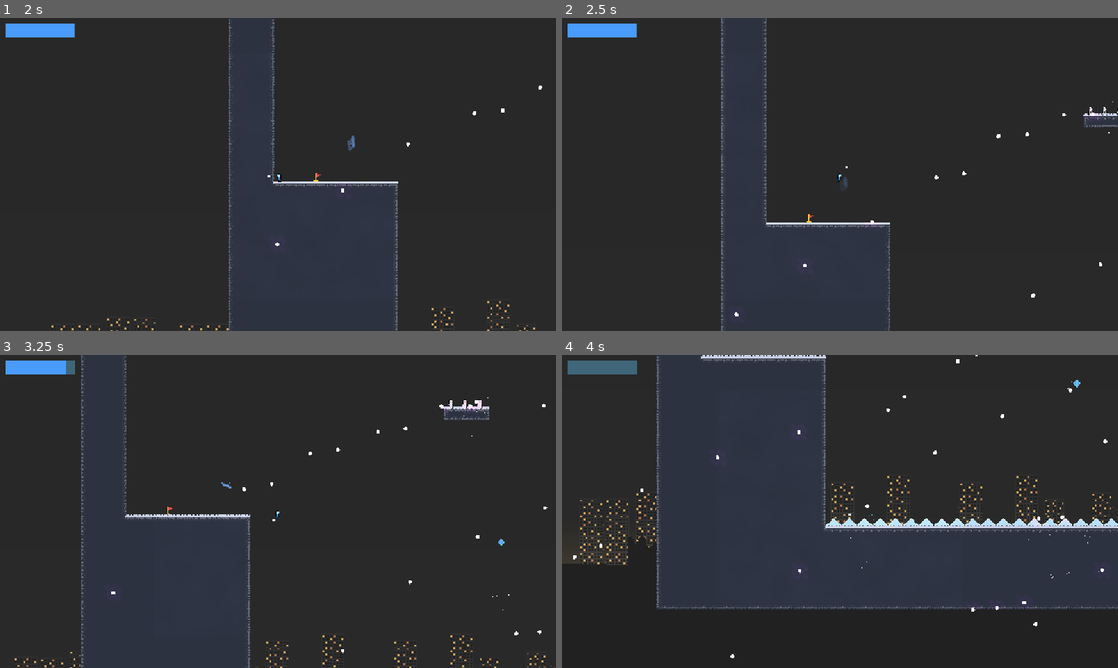
Above: before the commit, frames 1-4 (two rows, left to right).
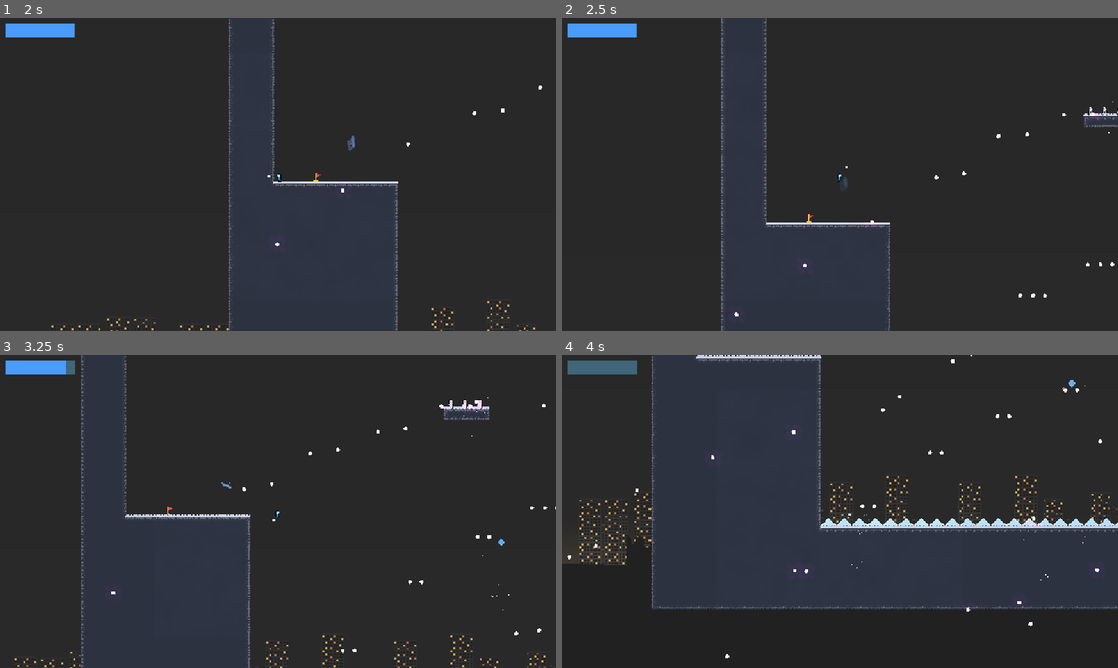
Above: after the commit, the same moments.

Repository: The-Quinnzite-Mushroom/Ice-Man-Reborn
Game: Godot game, scene res://levels/level_8.tscn
The game is run twice, just before and just after one commit, with the same random seed, the same clock (stepped at 60 frames per second) and the same inputs. This scene is started directly instead of the project's main scene.
Inputs (mouse positions are in pixels of both pictures, inside the frame that each line leads up to):
- Up to frame 1 (2 s): tap Enter (ui_accept) at 0.5, 0.77, 1.52 s; move the mouse to (400, 158) at 0.52 s; hold Right (ui_right) 0.53-1.28 s; click (400, 158) at 0.67 s; move the mouse to (166, 190) at 1.27 s; hold Left (ui_left) from 1.28 s (still down)
- Up to frame 2 (2.5 s): tap Enter (ui_accept) at 2 s; move the mouse to (895, 105) at 2.02 s; release Left (ui_left) at 2.03 s; hold Right (ui_right) from 2.03 s (still down)
- Up to frame 3 (3.25 s): keep holding Right (ui_right); move the mouse to (250, 574) at 2.77 s; click (250, 574) at 2.92 s; tap Enter (ui_accept) at 3.02 s
- Up to frame 4 (4 s): move the mouse to (1006, 558) at 3.52 s; release Right (ui_right) at 3.53 s; hold Left (ui_left) from 3.53 s (still down); tap Enter (ui_accept) at 3.77 s

Frame 1 is identical in both runs. In frame 2, less than 0.1% of the frame differs, in the area x 82-100%, y 78-90%; in frame 3, less than 0.1%; in frame 4, 3.5%, in the area x 1-100%, y 0-97%.

Commit message:
level 8 done

Diff:
--- a/levels/level_8.tscn
+++ b/levels/level_8.tscn
@@ -89,9 +89,43 @@
 timer_seconds = 0.1
 direction = Vector2(1, 0)
 
+[node name="SnowBalEnemy15" parent="enemies" instance=ExtResource("6_k2ajo")]
+position = Vector2(1193, -317)
+timer_seconds = 0.1
+direction = Vector2(1, 0)
+
+[node name="SnowBalEnemy16" parent="enemies" instance=ExtResource("6_k2ajo")]
+position = Vector2(1138, -317)
+timer_seconds = 0.1
+direction = Vector2(1, 0)
+
 [node name="SnowBalEnemy6" parent="enemies" node_paths=PackedStringArray("lock_on_node") instance=ExtResource("6_k2ajo")]
 position = Vector2(1584, -11)
 lock_on_node = NodePath("../target6")
+timer_seconds = 0.1
+direction = Vector2(1, 0)
+
+[node name="SnowBalEnemy17" parent="enemies" node_paths=PackedStringArray("lock_on_node") instance=ExtResource("6_k2ajo")]
+position = Vector2(1665, -651)
+lock_on_node = NodePath("../target8")
+timer_seconds = 0.1
+direction = Vector2(1, 0)
+
+[node name="SnowBalEnemy18" parent="enemies" node_paths=PackedStringArray("lock_on_node") instance=ExtResource("6_k2ajo")]
+position = Vector2(1716, -652)
+lock_on_node = NodePath("../target11")
+timer_seconds = 0.1
+direction = Vector2(1, 0)
+
+[node name="SnowBalEnemy13" parent="enemies" node_paths=PackedStringArray("lock_on_node") instance=ExtResource("6_k2ajo")]
+position = Vector2(1564, -11)
+lock_on_node = NodePath("../target10")
+timer_seconds = 0.1
+direction = Vector2(1, 0)
+
+[node name="SnowBalEnemy14" parent="enemies" node_paths=PackedStringArray("lock_on_node") instance=ExtResource("6_k2ajo")]
+position = Vector2(1702, -12)
+lock_on_node = NodePath("../target11")
 timer_seconds = 0.1
 direction = Vector2(1, 0)
 
@@ -110,6 +144,12 @@
 [node name="target6" type="Node2D" parent="enemies"]
 position = Vector2(1592, -555)
 
+[node name="target10" type="Node2D" parent="enemies"]
+position = Vector2(1582, -555)
+
+[node name="target11" type="Node2D" parent="enemies"]
+position = Vector2(1705, -552)
+
 [node name="SnowBalEnemy7" parent="enemies" node_paths=PackedStringArray("lock_on_node") instance=ExtResource("6_k2ajo")]
 position = Vector2(1680, -13)
 lock_on_node = NodePath("../target7")
@@ -127,6 +167,12 @@
 
 [node name="ice_deposit" parent="." instance=ExtResource("7_6kkia")]
 position = Vector2(652, -326)
+
+[node name="ice_deposit2" parent="." instance=ExtResource("7_6kkia")]
+position = Vector2(1504, -439)
+
+[node name="ice_deposit3" parent="." instance=ExtResource("7_6kkia")]
+position = Vector2(2131, -136)
 
 [node name="spikeArea" parent="." instance=ExtResource("8_qnp4g")]
 position = Vector2(508, 17)
